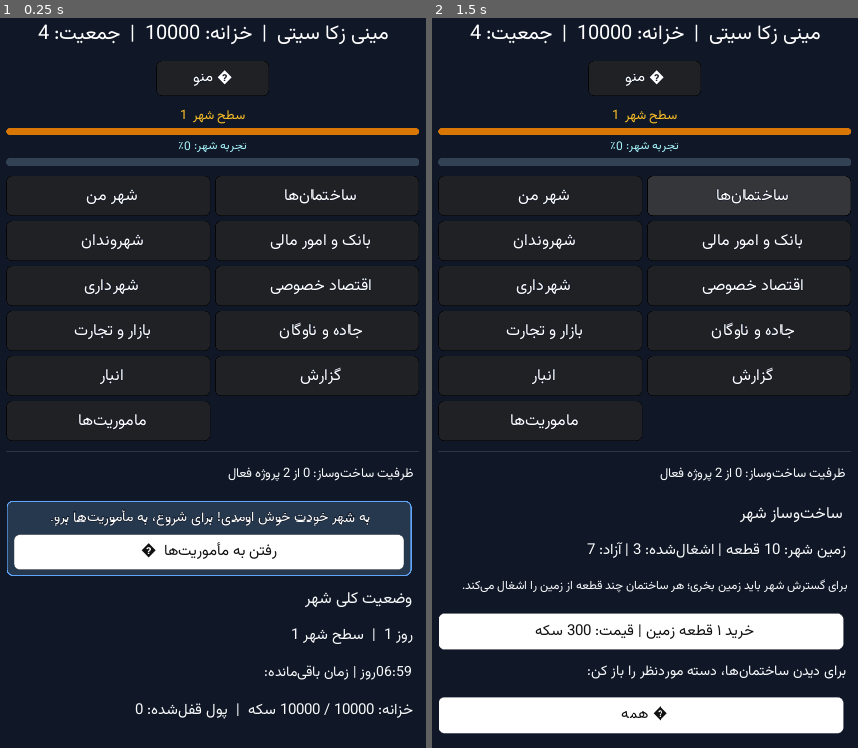
Above: before the commit, frames 1-2 (left to right).
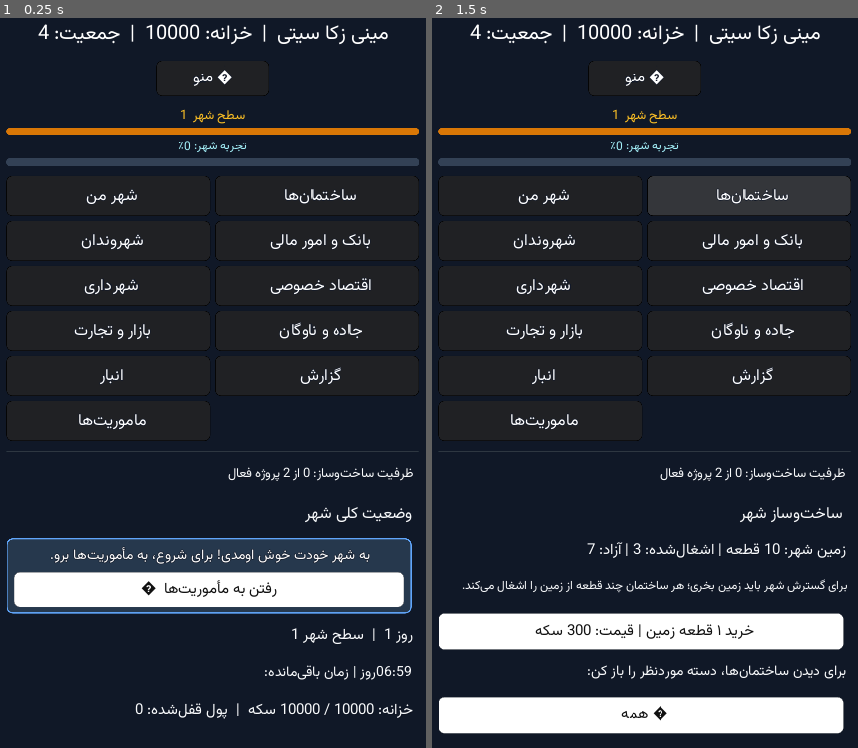
Above: after the commit, the same moments.

Repository: zekainstabot/mini-zeka-city
Game: Godot game, scene res://Main.tscn
The game is run twice, just before and just after one commit, with the same random seed, the same clock (stepped at 60 frames per second) and the same inputs.
Inputs:
- Up to frame 1 (0.25 s): no input
- Up to frame 2 (1.5 s): click "ﻦﻣ ﺮﻬﺷ" at 0.5 s; click "ﺎﻫ‌ﻥﺎﻤﺘﺧﺎﺳ" at 1.25 s

The runs differ from the first frame. In frame 1, 14% of the frame differs, in the area x 1-97%, y 66-82%; in frame 2, nothing differs.

Commit message:
Place welcome hint directly above city day

Diff:
--- a/scripts/Main.gd
+++ b/scripts/Main.gd
@@ -730,8 +730,8 @@
 				construction_time_labels.append({"label":time_label,"name":str(project.name)})
 	match page:
 		"home":
+			_add_label("وضعیت کلی شهر", 22)
 			_show_welcome_mission_hint()
-			_add_label("وضعیت کلی شهر", 22)
 			_add_label("روز %d  |  سطح شهر %d" % [s.day,s.level], 19)
 			clock_label = _add_label("روز | زمان باقی‌مانده: 00:07", 18)
 			_add_label("خزانه: %d / %d سکه  |  پول قفل‌شده: %d" % [s.money,game.get_treasury_capacity(),game.get_locked_money()], 20)
